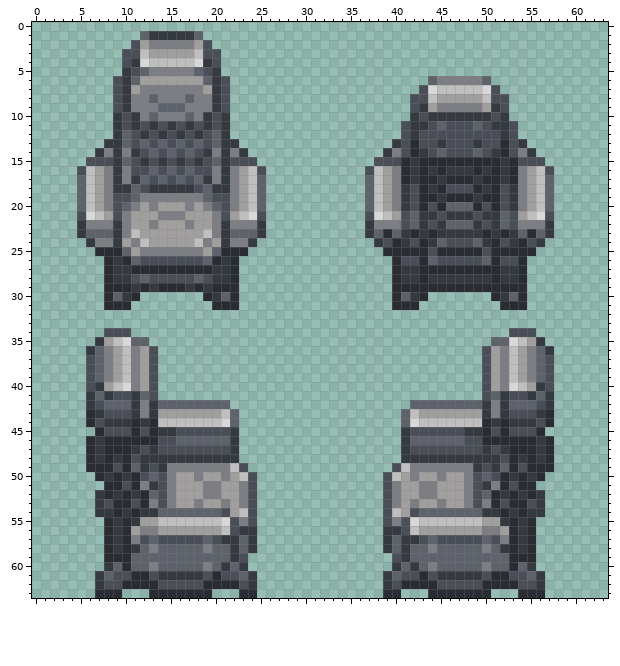
Pixel-art sprite, stored at Resources/Textures/Structures/Furniture/chairs.rsi/shuttle.png. That is the earlier state.
The file is 64x64 pixels.
The result:
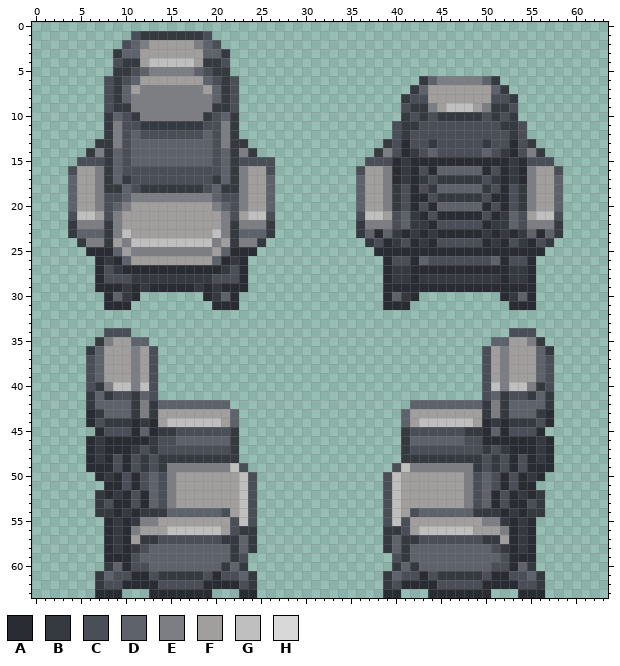
Palette (. is transparent): A #292c32  B #353940  C #4a4e57  D #5e626b  E #7d7e84  F #a19e9e  G #bfbfbf  H #d8d8d8
Edits made:
Changed rows in their new state; - is an unchanged pixel.
first column x 4:
 1 -------CB-----BC---------------------------------------
 2 ------CDEFFFFFEDC--------------------------------------
 3 -----BDDF-----FDDB-------------------------------------
 4 -----CB-F-----F-BC-------------------------------------
 5 -----B-----------B-------------------------------------
 6 ----CBC---------CBC--------------------B-------B-------
 7 ----CBD---------DBC-------------------BDFFFFFFFDB------
 8 ----CBD--E---E--DBC------------------B--F-----F--B-----
 9 ----CB----EEE----BC------------------CB-EFGGGFE-BC-----
10 ----BD---E---E---DB------------------BCBC-----CBCB-----
11 ----BE-CB-B-B-BC-EB-----------------CB-C-C---C-C-BC----
12 ----BECDC-C-C-CDCEB-----------------CBC---------CBC----
13 ---B-ECD-D-D-D-DCE-B---------------BCAC-BC---CB-CACB---
14 --BEBDCDD-D-D-DDCDBEB-------------BECABCDC---CDCBACEB--
15 -C--BDCDDDDDDDDDCDB--CC----------C--ABA---------ABA--C-
16 CFFEBDC--C-C-C--CDBEFFC---------CFFEABACADDDDDACABAEFFC
17 DFFEBDBCC-C-C-CCBDBEFFD---------DFFEABABC-BBB-CBABAEFFD
18 DFFEB-DCB-----BCD-BEFFD---------DFFEBCAC-DDDDD-CACBEFFD
19 DFFEC-DE-------ED-CEFFD---------DFFEBCA-C-BBB-C-ACBEFFD
20 DFFECDEF-F---F-FEDCEFFD---------DFFEBCACAD---DACACBEFFD
21 CGGFCEF---FFF---FECFGGC---------CGGFCDBACAAAAACABDCFGGC
22 BE--BEF--F---F--FEB--EB---------BE--CDB-ACCCCCA-BDC--EB
23 BD--BEGF-------FGEB--DB---------BDADBABABAAAAABABABDADB
24 -BE-BFEG-GGGGG-GEFB-EB-----------BCABCABAC---CABACBACB-
25 --A--DFE-------EFD--A-------------A-----A-----A-----A--
26 ---ABADFFFFFFFFFDABA---------------AC-ADC-----CDA-CA---
27 ---AC-A---------A-CA---------------AB-A---------A-BA---
28 ---ACCCBBBBBBBBBCCCA---------------AB-AB-------BA-BA---
29 ---A--BABA---ABAB--A---------------A---------------A---
30 -----------------------------------ADBA.-------.ABDA---
31 -----------------------------------A--.---------.--A---
first column x 7:
35 -EFF------------------------------------------FFE-
36 -F-F------------------------------------------F-F-
37 -F-F------------------------------------------F-F-
38 -F-F------------------------------------------F-F-
39 -F-F------------------------------------------F-F-
40 -E-G-G--------------------------------------G-G-E-
42 D------------------------------------------------D
43 -DDD----------F--------------------F----------DDD-
44 -------F------F--------------------F------F-------
45 -----D--------------------------------------D-----
46 ------B-------------------------------------------
48 --C---C------------------------------------C---C--
49 ----C----------------------------------------C----
50 ---C-------F--F--------------------F--F-------C---
51 -----CD-----FF--G----------------G--FF-----DC-----
52 ----C-------FF--G----------------G--FF-------C----
53 ------D----F--F-G----------------G-F--F----D------
54 -------B----------------------------------B-------
55 -----EEFFFFFFFF-G----------------G-FFFFFFFFEE-----
56 ----EFF-GGGGGGF--------------------FGGGGGG-FFE----
57 ----FBB-----C------------------------C-----BBF----
58 -----CD-----D------------------------D-----DC-----
59 ----C----------------------------------------C----
60 ----CCD-----D------------------------D-----DCC----
Pixel boxes of the changes (left, top, right, bottom) in both pictures:
changed: (68, 31, 275, 292)
changed: (356, 76, 563, 571)
changed: (95, 337, 248, 571)
